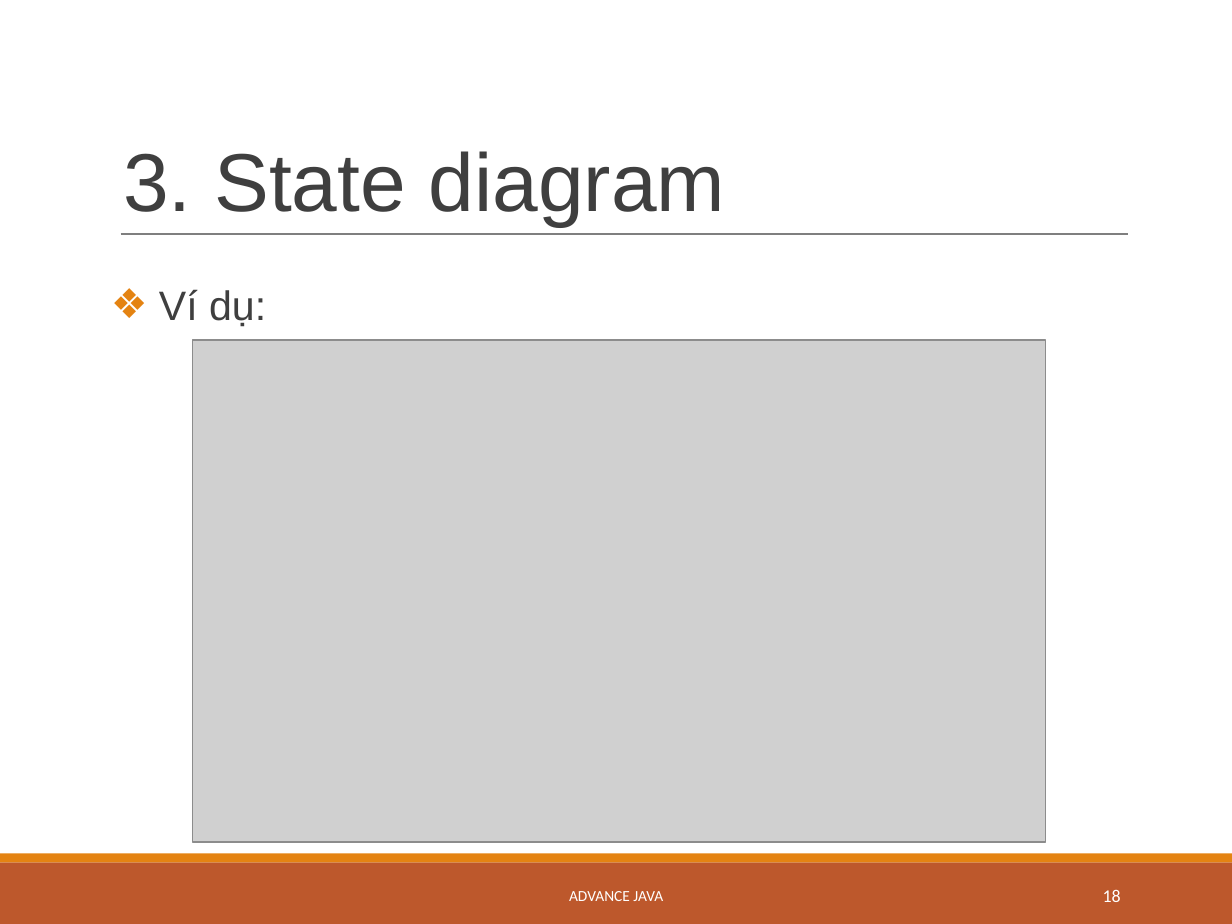
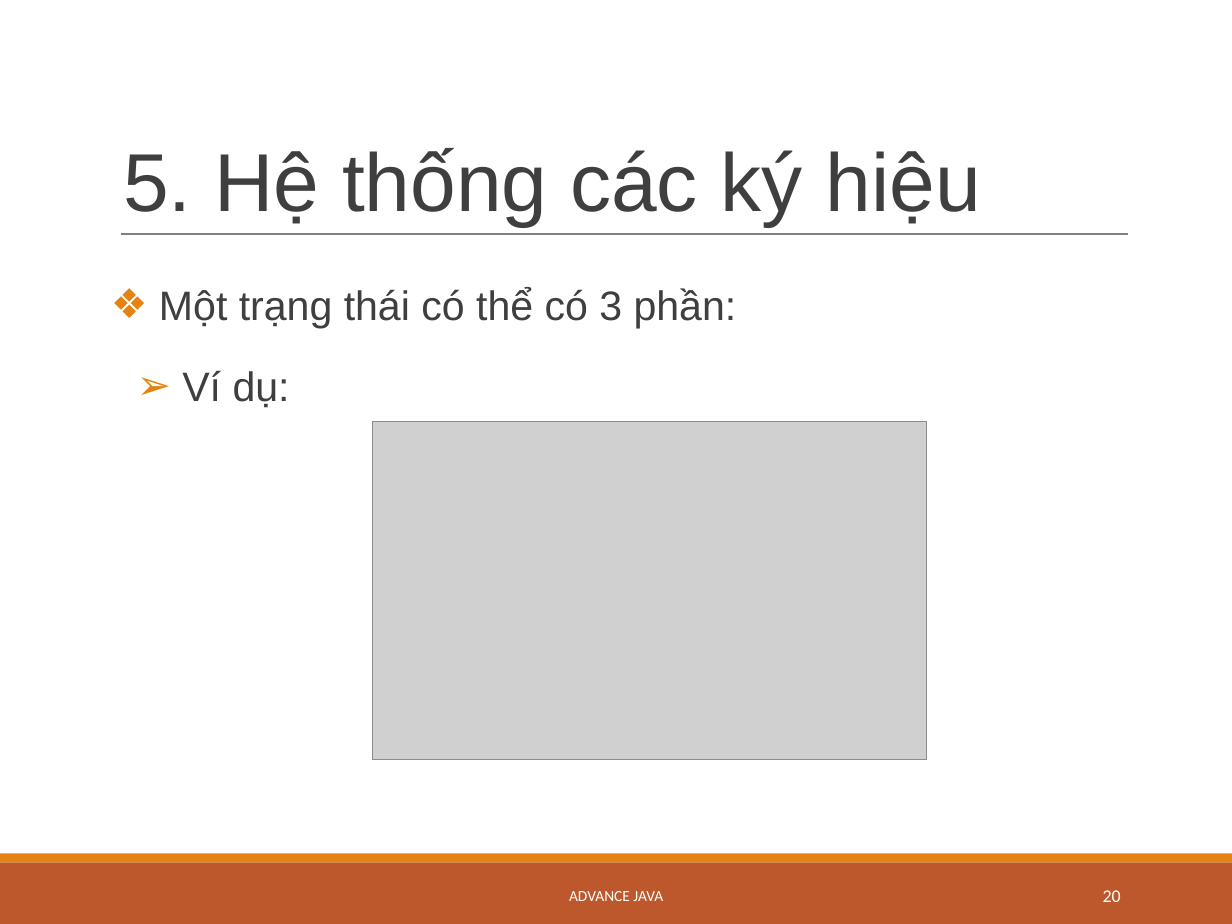
Before and after one commit to dantn93/Advanced-Java, a slide deck: slide 20 of StateMachineDiagram_Quynh_Dan.pptx.pptx (slide 18 before the commit). Drawn at 1232x924 pixels with LibreOffice and Linux fonts; fonts in the diff are those of the drawing; grey boxes stand for pictures. Boxes give left, top, right and bottom in pixels: in the first picture for what was removed or moved away, otherwise in the second. Text is boxed around its words. In the diff, an @@ line names an element or a change of style, - is before the commit and + after.

```diff
--- a/StateMachineDiagram_Quynh_Dan.pptx.pptx
+++ b/StateMachineDiagram_Quynh_Dan.pptx.pptx
@@ title at [123, 148, 981, 226]: text changed @@
-3. State diagram
+5. Hệ thống các ký hiệu
@@ text at [159, 287, 737, 328]: paragraph added @@
+❖ Một trạng thái có thể có 3 phần:
@@ picture removed at [192, 340, 1045, 843] @@
@@ text at [182, 370, 290, 408]: bullet ❖ to ➢; more space between paragraphs @@
@@ picture added at [372, 421, 926, 760] @@
@@ page number at [1103, 890, 1121, 902]: text changed @@
-18
+20
```
Also in this commit, not shown: 20 other slides changed, 15 slides added, 1 slide removed.
